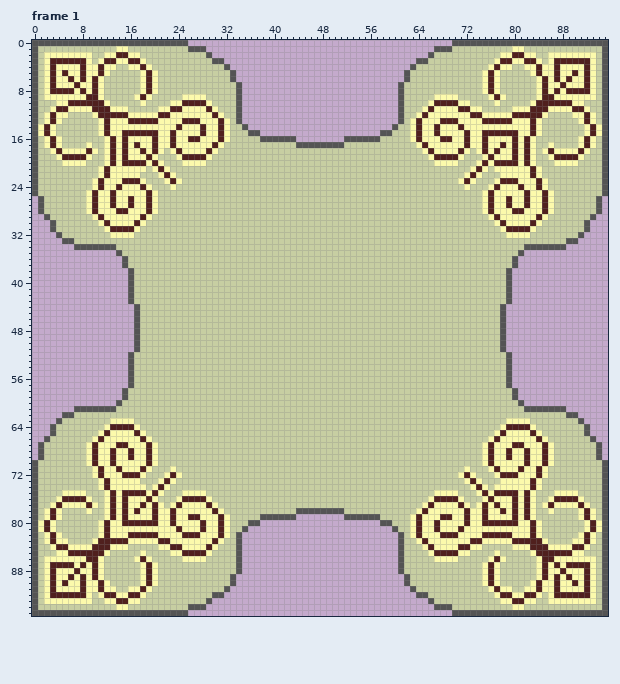
File history of a pixel-art file, Assets/Interactable/Teleport.aseprite. That is the earlier state.
96x96 pixels, 5 frames. Colours within 5 levels of each other are drawn and written as one. Shown: frame 1. The commit also changed other frames, which this record leaves out.
The same view after the edit:
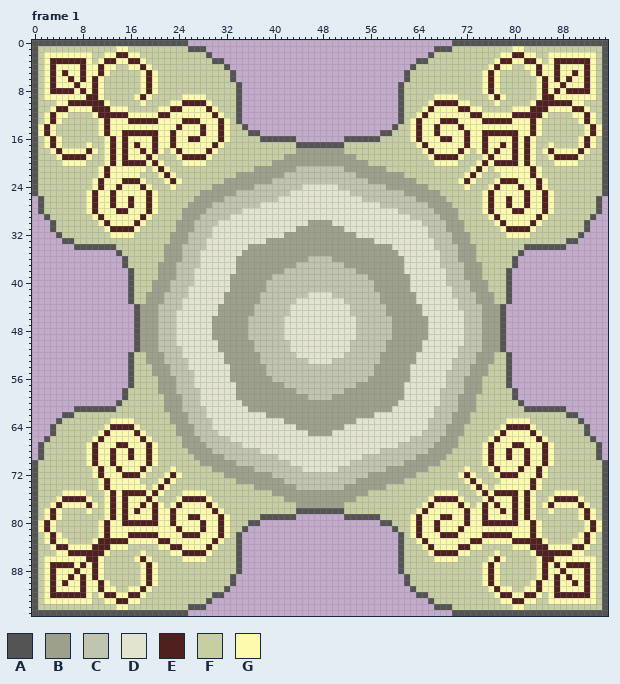
Palette (. is transparent): A #545454  B #9da08b  C #c1c4af  D #e2e4cf  E #50201e  F #c7cea2  G #fcfaac
Author's note on the commit: fade in/out teleports scene switcher handle initial scene loading better
Difference:
Changed rows in their new state; - is an unchanged pixel.
Frame 1, layer "Target":
first column x 18:
18 --------------------------BBBBBBBB--------------------------
19 ------------------------BBBBBBBBBBBB------------------------
20 ----------------------BBBBBBBBBBBBBBBB----------------------
21 -------------------BBBBBBBCCCCCCCCBBBBBBB-------------------
22 ----------------BBBBBBBBCCCCCCCCCCCCBBBBBBBB----------------
23 --------------BBBBBBBBCCCCCCCCCCCCCCCCBBBBBBBB--------------
24 ------------BBBBBBBCCCCCCCCDDDDDDCCCCCCCCBBBBBBB------------
25 ----------BBBBBBCCCCCCCCCDDDDDDDDDDCCCCCCCCCBBBBBB----------
26 ---------BBBBBCCCCCCCCCDDDDDDDDDDDDDDCCCCCCCCCBBBBB---------
27 --------BBBBCCCCCCCCDDDDDDDDDDDDDDDDDDDDCCCCCCCCBBBB--------
28 -------BBBBCCCCCCDDDDDDDDDDDDDDDDDDDDDDDDDDCCCCCCBBBB-------
29 -------BBBCCCCCDDDDDDDDDDDDDDDDDDDDDDDDDDDDDDCCCCCBBB-------
30 ------BBBCCCCDDDDDDDDDDDDDDDBBBBDDDDDDDDDDDDDDDCCCCBBB------
31 ------BBBCCCDDDDDDDDDDDDDDBBBBBBBBDDDDDDDDDDDDDDCCCBBB------
32 -----BBBCCCCDDDDDDDDDDDDBBBBBBBBBBBBDDDDDDDDDDDDCCCCBBB-----
33 -----BBBCCCDDDDDDDDDDBBBBBBBBBBBBBBBBBBDDDDDDDDDDCCCBBB-----
34 ----BBBCCCCDDDDDDDBBBBBBBBBBBBBBBBBBBBBBBBDDDDDDDCCCCBBB----
35 ----BBBCCCDDDDDDDBBBBBBBBBBBBBBBBBBBBBBBBBBDDDDDDDCCCBBB----
36 ----BBBCCCDDDDDDBBBBBBBBBBBBCCCCBBBBBBBBBBBBDDDDDDCCCBBB----
37 ---BBBCCCCDDDDDDBBBBBBBBBBCCCCCCCCBBBBBBBBBBDDDDDDCCCCBBB---
38 ---BBBCCCDDDDDDDBBBBBBBBCCCCCCCCCCCCBBBBBBBBDDDDDDDCCCBBB---
39 ---BBBCCCDDDDDDBBBBBBBCCCCCCCCCCCCCCCCBBBBBBBDDDDDDCCCBBB---
40 --BBBCCCCDDDDDDBBBBBBCCCCCCCCCCCCCCCCCCBBBBBBDDDDDDCCCCBBB--
41 --BBBCCCDDDDDDDBBBBBBCCCCCCCCCCCCCCCCCCBBBBBBDDDDDDDCCCBBB--
42 -BBBCCCCDDDDDDBBBBBBCCCCCCCCDDDDCCCCCCCCBBBBBBDDDDDDCCCCBBB-
43 -BBBCCCDDDDDDDBBBBBBCCCCCCDDDDDDDDCCCCCCBBBBBBDDDDDDDCCCBBB-
44 BBBCCCCDDDDDDBBBBBBCCCCCCDDDDDDDDDDCCCCCCBBBBBBDDDDDDCCCCBBB
45 BBBCCCDDDDDDDBBBBBBCCCCCCDDDDDDDDDDCCCCCCBBBBBBDDDDDDDCCCBBB
46 BBBCCCDDDDDDBBBBBBCCCCCCDDDDDDDDDDDDCCCCCCBBBBBBDDDDDDCCCBBB
47 BBBCCCDDDDDDBBBBBBCCCCCCDDDDDDDDDDDDCCCCCCBBBBBBDDDDDDCCCBBB
48 BBBCCCDDDDDDBBBBBBCCCCCCDDDDDDDDDDDDCCCCCCBBBBBBDDDDDDCCCBBB
49 BBBCCCDDDDDDBBBBBBCCCCCCDDDDDDDDDDDDCCCCCCBBBBBBDDDDDDCCCBBB
50 BBBCCCDDDDDDDBBBBBBCCCCCCDDDDDDDDDDCCCCCCBBBBBBDDDDDDDCCCBBB
51 BBBCCCCDDDDDDBBBBBBCCCCCCDDDDDDDDDDCCCCCCBBBBBBDDDDDDCCCCBBB
52 -BBBCCCDDDDDDDBBBBBBCCCCCCDDDDDDDDCCCCCCBBBBBBDDDDDDDCCCBBB-
53 -BBBCCCCDDDDDDBBBBBBCCCCCCCCDDDDCCCCCCCCBBBBBBDDDDDDCCCCBBB-
54 --BBBCCCDDDDDDDBBBBBBCCCCCCCCCCCCCCCCCCBBBBBBDDDDDDDCCCBBB--
55 --BBBCCCCDDDDDDBBBBBBCCCCCCCCCCCCCCCCCCBBBBBBDDDDDDCCCCBBB--
56 ---BBBCCCDDDDDDBBBBBBBCCCCCCCCCCCCCCCCBBBBBBBDDDDDDCCCBBB---
57 ---BBBCCCDDDDDDDBBBBBBBBCCCCCCCCCCCCBBBBBBBBDDDDDDDCCCBBB---
58 ---BBBCCCCDDDDDDBBBBBBBBBBCCCCCCCCBBBBBBBBBBDDDDDDCCCCBBB---
59 ----BBBCCCDDDDDDBBBBBBBBBBBBCCCCBBBBBBBBBBBBDDDDDDCCCBBB----
60 ----BBBCCCDDDDDDDBBBBBBBBBBBBBBBBBBBBBBBBBBDDDDDDDCCCBBB----
61 ----BBBCCCCDDDDDDDBBBBBBBBBBBBBBBBBBBBBBBBDDDDDDDCCCCBBB----
62 -----BBBCCCDDDDDDDDDDBBBBBBBBBBBBBBBBBBDDDDDDDDDDCCCBBB-----
63 -----BBBCCCCDDDDDDDDDDDDBBBBBBBBBBBBDDDDDDDDDDDDCCCCBBB-----
64 ------BBBCCCDDDDDDDDDDDDDDBBBBBBBBDDDDDDDDDDDDDDCCCBBB------
65 ------BBBCCCCDDDDDDDDDDDDDDDBBBBDDDDDDDDDDDDDDDCCCCBBB------
66 -------BBBCCCCCDDDDDDDDDDDDDDDDDDDDDDDDDDDDDDCCCCCBBB-------
67 -------BBBBCCCCCCDDDDDDDDDDDDDDDDDDDDDDDDDDCCCCCCBBBB-------
68 --------BBBBCCCCCCCCDDDDDDDDDDDDDDDDDDDDCCCCCCCCBBBB--------
69 ---------BBBBBCCCCCCCCCDDDDDDDDDDDDDDCCCCCCCCCBBBBB---------
70 ----------BBBBBBCCCCCCCCCDDDDDDDDDDCCCCCCCCCBBBBBB----------
71 ------------BBBBBBBCCCCCCCCDDDDDDCCCCCCCCBBBBBBB------------
72 --------------BBBBBBBBCCCCCCCCCCCCCCCCBBBBBBBB--------------
73 ----------------BBBBBBBBCCCCCCCCCCCCBBBBBBBB----------------
74 -------------------BBBBBBBCCCCCCCCBBBBBBB-------------------
75 ----------------------BBBBBBBBBBBBBBBB----------------------
76 ------------------------BBBBBBBBBBBB------------------------
77 --------------------------BBBBBBBB--------------------------
